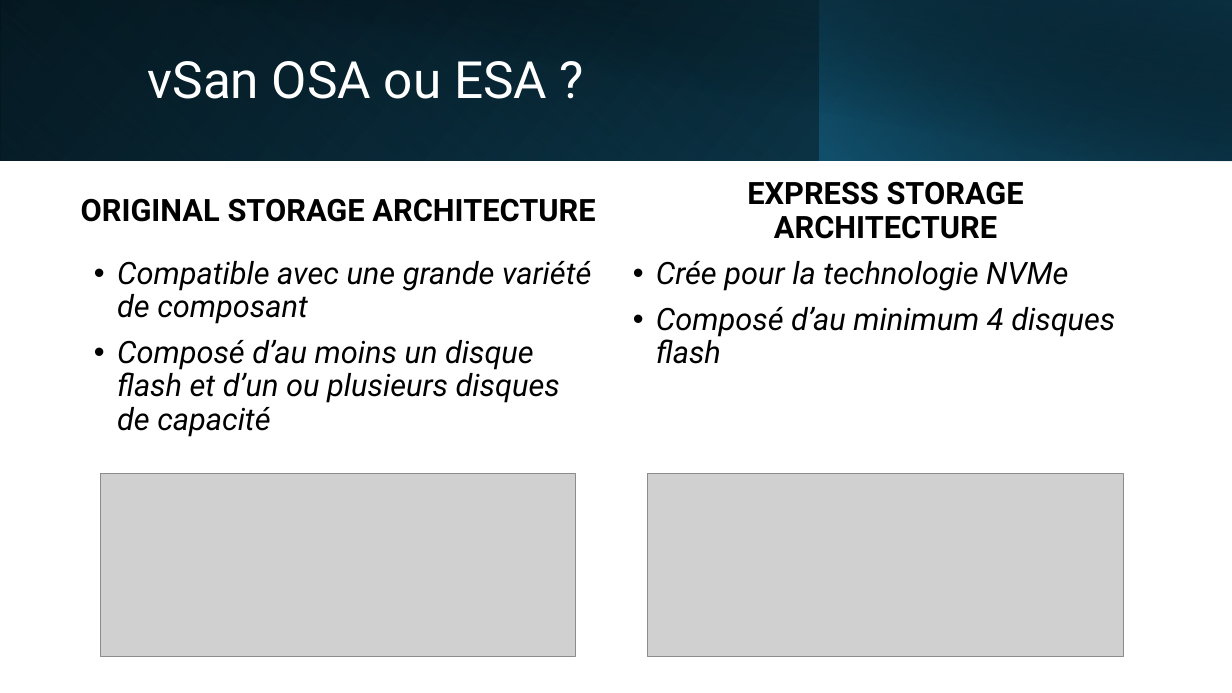
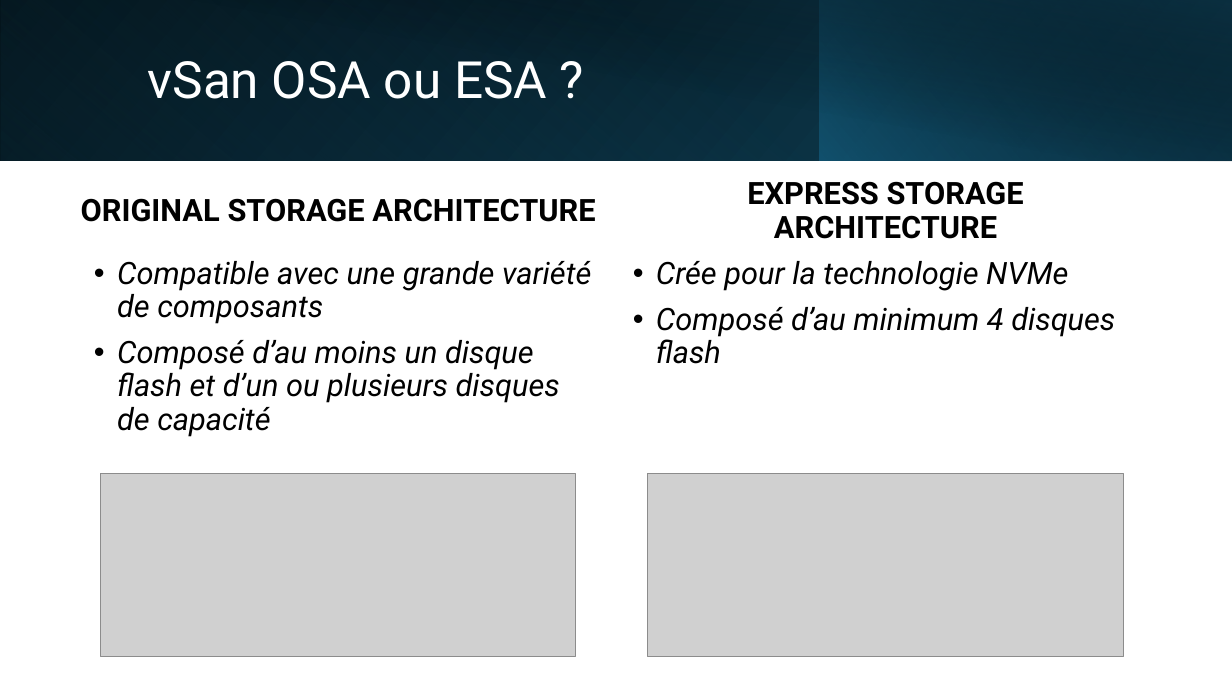
Before and after one commit to Vinc1347900/Stage_Henallux, a slide deck: slide 13 of TFE/DHAIMI_Vincent_PP_TFE.pptx. Drawn at 1232x693 pixels with LibreOffice and Linux fonts; fonts in the diff are those of the drawing; grey boxes stand for pictures. Boxes give left, top, right and bottom in pixels: in the first picture for what was removed or moved away, otherwise in the second. Text is boxed around its words. In the diff, an @@ line names an element or a change of style, - is before the commit and + after.

```diff
--- a/TFE/DHAIMI_Vincent_PP_TFE.pptx
+++ b/TFE/DHAIMI_Vincent_PP_TFE.pptx
@@ text at bbox=[117, 261, 591, 324]: text changed @@
-• Compatible avec une grande variété de composant
+• Compatible avec une grande variété de composants
```
Also in this commit, not shown: 15 other slides changed, 4 other files.
